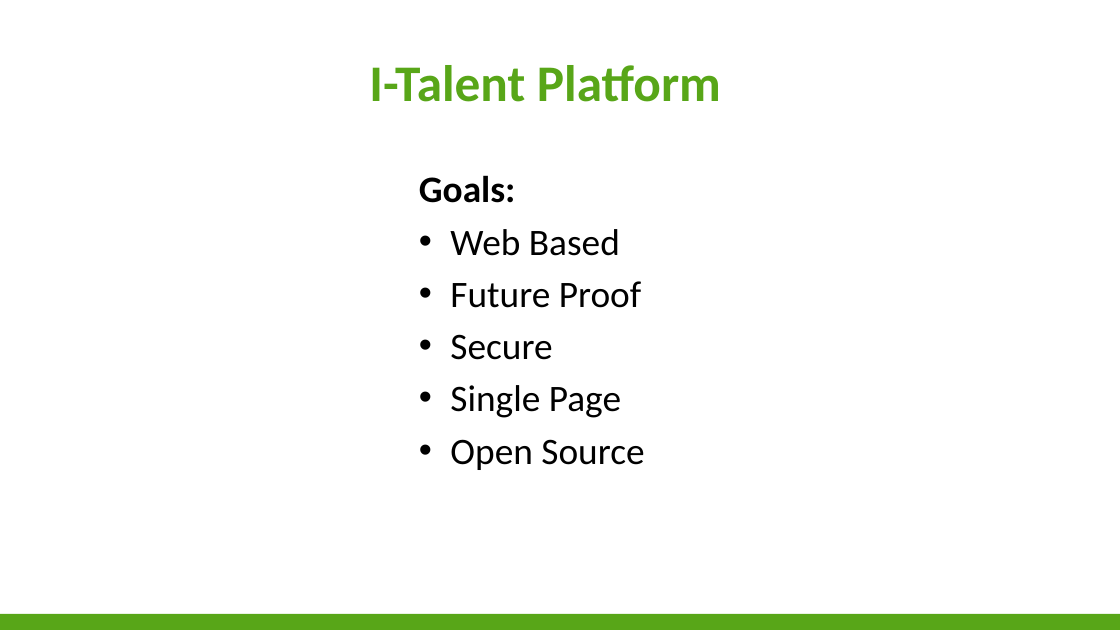
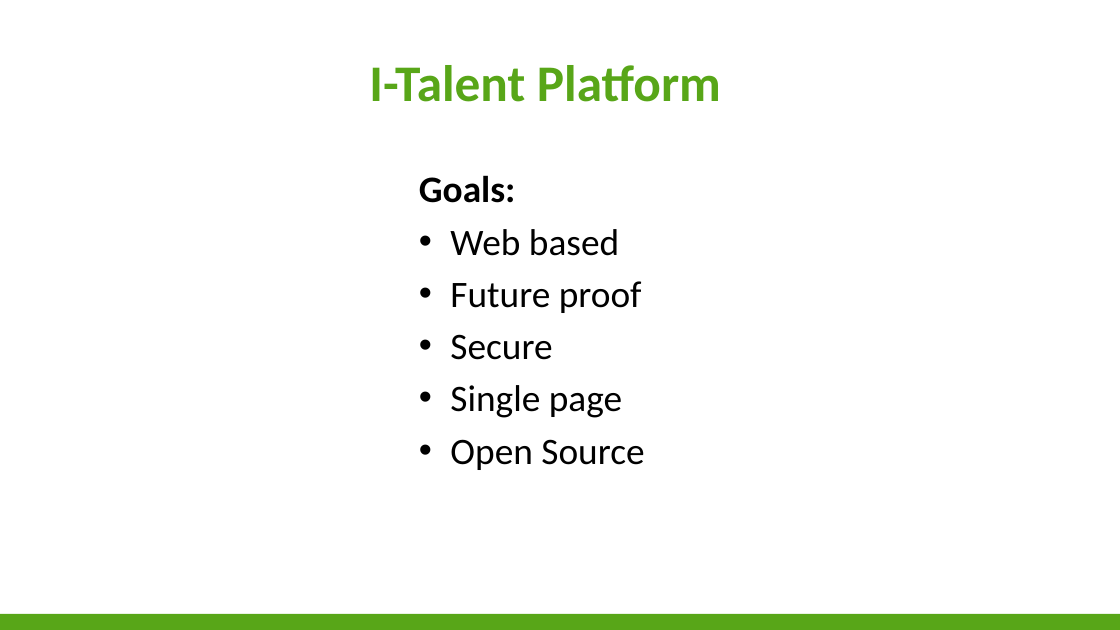
Before and after one commit to niekvandael/iTalent, a slide deck: slide 4 of italent/documents/english/EnglishPresentation.pptx. Drawn at 1120x630 pixels with LibreOffice and Linux fonts; fonts in the diff are those of the drawing; background and template pictures are left out. Boxes give left, top, right and bottom in pixels: in the first picture for what was removed or moved away, otherwise in the second. Text is boxed around its words. In the diff, an @@ line names an element or a change of style, - is before the commit and + after.

```diff
--- a/italent/documents/english/EnglishPresentation.pptx
+++ b/italent/documents/english/EnglishPresentation.pptx
@@ text at box(450, 229, 642, 313): text changed @@
-• Web Based
-• Future Proof
+• Web based
+• Future proof
@@ text at box(450, 385, 622, 418): text changed @@
-• Single Page
+• Single page
```
Also in this commit, not shown: 8 other slides changed, 3 other files.
